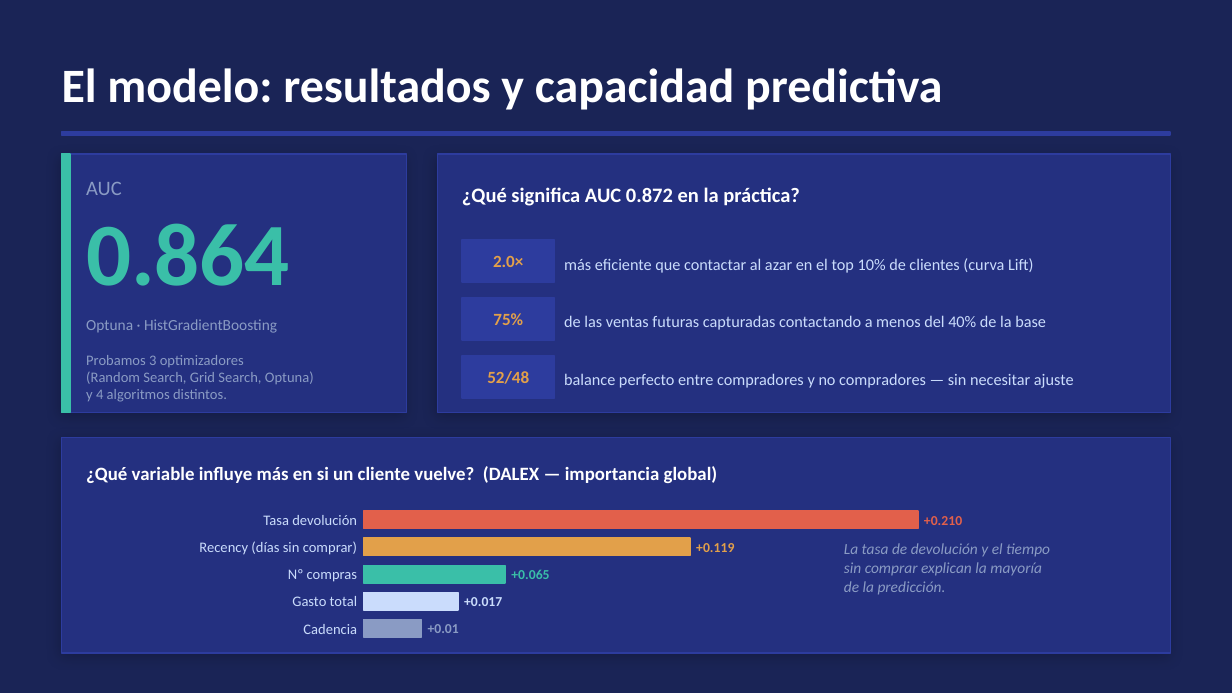
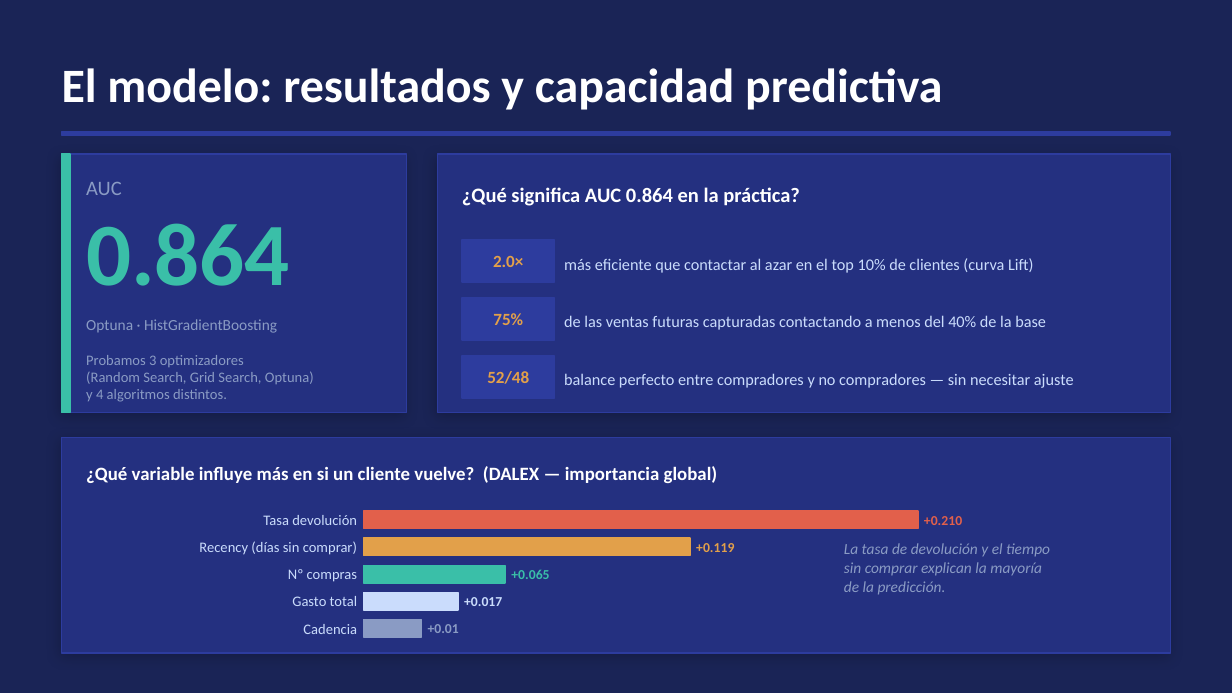
Before and after one commit to OscarFraile/EVOLVE, a slide deck: slide 4 of Tomas_Arteaga_ML/Proyecto_Modulo_ML/online_retail_prediccion_recompra.pptx. Drawn at 1232x693 pixels with LibreOffice and Linux fonts; fonts in the diff are those of the drawing. Boxes give left, top, right and bottom in pixels: in the first picture for what was removed or moved away, otherwise in the second. Text is boxed around its words. In the diff, an @@ line names an element or a change of style, - is before the commit and + after.

```diff
--- a/Tomas_Arteaga_ML/Proyecto_Modulo_ML/online_retail_prediccion_recompra.pptx
+++ b/Tomas_Arteaga_ML/Proyecto_Modulo_ML/online_retail_prediccion_recompra.pptx
@@ text at (462,187,800,206): text changed @@
-¿Qué significa AUC 0.872 en la práctica?
+¿Qué significa AUC 0.864 en la práctica?
```
Also in this commit, not shown: 1 other file.
